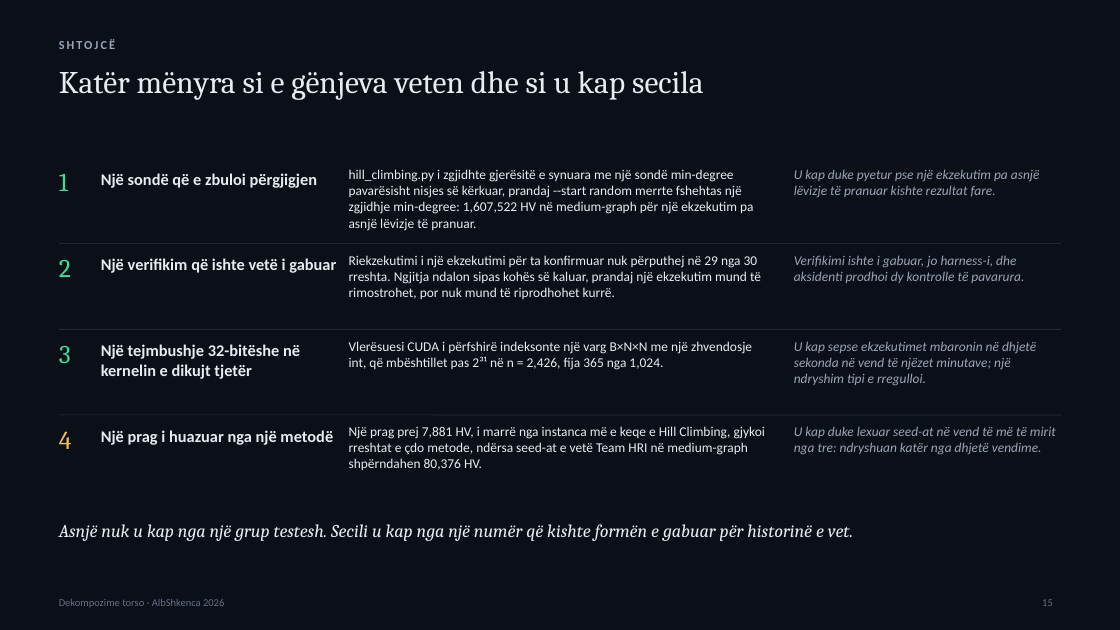
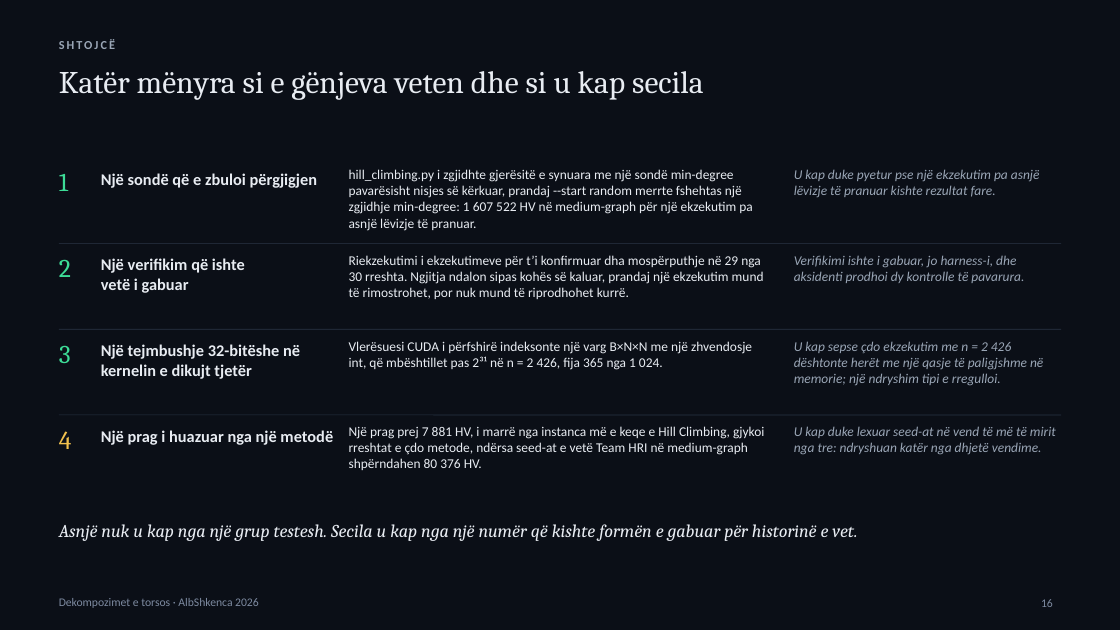
Before and after one commit to adrianymeri/SpOC3, a slide deck: slide 16 of SpOC3-Dekompozime-Torso-AlbShkenca2026-SQ.pptx (slide 15 before the commit). Drawn at 1120x630 pixels with LibreOffice and Linux fonts; fonts in the diff are those of the drawing. Boxes give left, top, right and bottom in pixels: in the first picture for what was removed or moved away, otherwise in the second. Text is boxed around its words. In the diff, an @@ line names an element or a change of style, - is before the commit and + after.

```diff
--- a/SpOC3-Dekompozime-Torso-AlbShkenca2026-SQ.pptx
+++ b/SpOC3-Dekompozime-Torso-AlbShkenca2026-SQ.pptx
@@ text at (349, 169, 752, 231): text changed @@
-hill_climbing.py i zgjidhte gjerësitë e synuara me një sondë min-degree pavarësisht nisjes së kërkuar, prandaj --start random merrte fshehtas një zgjidhje min-degree: 1,607,522 HV në medium-graph për një ekzekutim pa asnjë lëvizje të pranuar.
+hill_climbing.py i zgjidhte gjerësitë e synuara me një sondë min-degree pavarësisht nisjes së kërkuar, prandaj --start random merrte fshehtas një zgjidhje min-degree: 1 607 522 HV në medium-graph për një ekzekutim pa asnjë lëvizje të pranuar.
@@ text at (101, 258, 245, 293): text changed @@
-Një verifikim që ishte vetë i gabuar
+Një verifikim që ishte
+vetë i gabuar
@@ text at (349, 255, 764, 299): text changed @@
-Riekzekutimi i një ekzekutimi për ta konfirmuar nuk përputhej në 29 nga 30 rreshta. Ngjitja ndalon sipas kohës së kaluar, prandaj një ekzekutim mund të rimostrohet, por nuk mund të riprodhohet kurrë.
+Riekzekutimi i ekzekutimeve për t’i konfirmuar dha mospërputhje në 29 nga 30 rreshta. Ngjitja ndalon sipas kohës së kaluar, prandaj një ekzekutim mund të rimostrohet, por nuk mund të riprodhohet kurrë.
@@ text at (349, 341, 752, 370): text changed @@
-Vlerësuesi CUDA i përfshirë indeksonte një varg B×N×N me një zhvendosje int, që mbështillet pas 2³¹ në n = 2,426, fija 365 nga 1,024.
+Vlerësuesi CUDA i përfshirë indeksonte një varg B×N×N me një zhvendosje int, që mbështillet pas 2³¹ në n = 2 426, fija 365 nga 1 024.
@@ text at (794, 341, 1043, 386): text changed @@
-U kap sepse ekzekutimet mbaronin në dhjetë sekonda në vend të njëzet minutave; një ndryshim tipi e rregulloi.
+U kap sepse çdo ekzekutim me n = 2 426 dështonte herët me një qasje të paligjshme në memorie; një ndryshim tipi e rregulloi.
@@ text at (349, 426, 764, 470): text changed @@
-Një prag prej 7,881 HV, i marrë nga instanca më e keqe e Hill Climbing, gjykoi rreshtat e çdo metode, ndërsa seed-at e vetë Team HRI në medium-graph shpërndahen 80,376 HV.
+Një prag prej 7 881 HV, i marrë nga instanca më e keqe e Hill Climbing, gjykoi rreshtat e çdo metode, ndërsa seed-at e vetë Team HRI në medium-graph shpërndahen 80 376 HV.
@@ text at (59, 524, 857, 541): text changed @@
-Asnjë nuk u kap nga një grup testesh. Secili u kap nga një numër që kishte formën e gabuar për historinë e vet.
+Asnjë nuk u kap nga një grup testesh. Secila u kap nga një numër që kishte formën e gabuar për historinë e vet.
@@ text at (59, 598, 259, 608): text changed; size 9 to 10 pt; text colour #647187 to #7D8AA0 @@
-Dekompozime torso · AlbShkenca 2026
+Dekompozimet e torsos · AlbShkenca 2026
@@ page number at (1041, 599, 1053, 607): text changed; size 9 to 10 pt; text colour #647187 to #7D8AA0 @@
-15
+16
```
Also in this commit, not shown: 19 other slides changed, 1 slide added, 11 other files.
